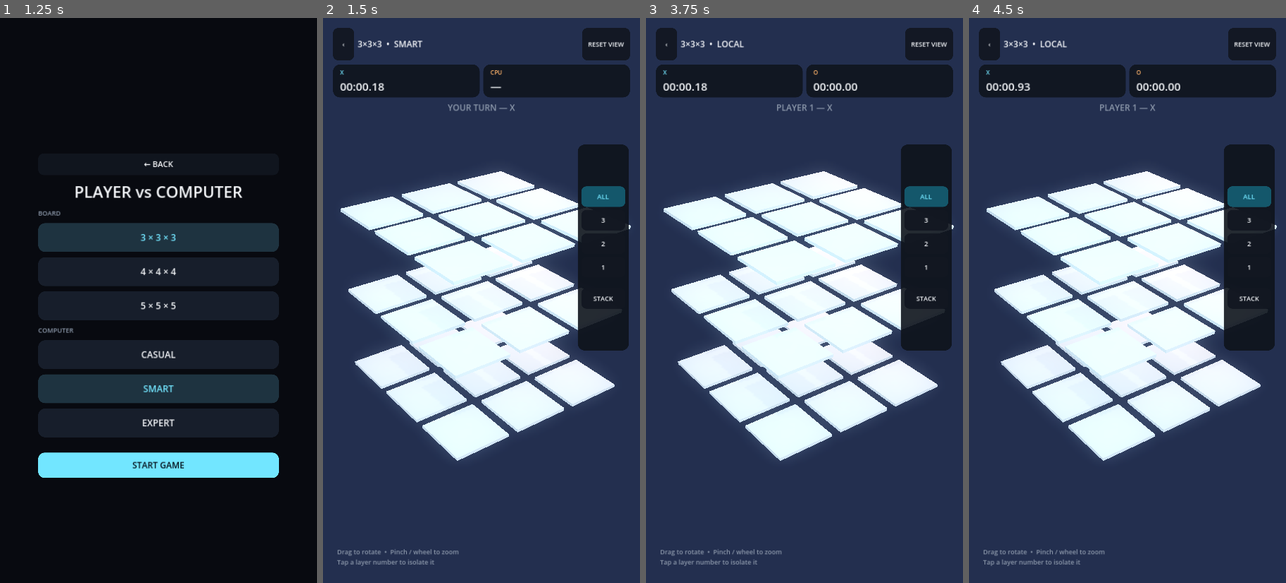
Above: before the commit, frames 1-4 (left to right).
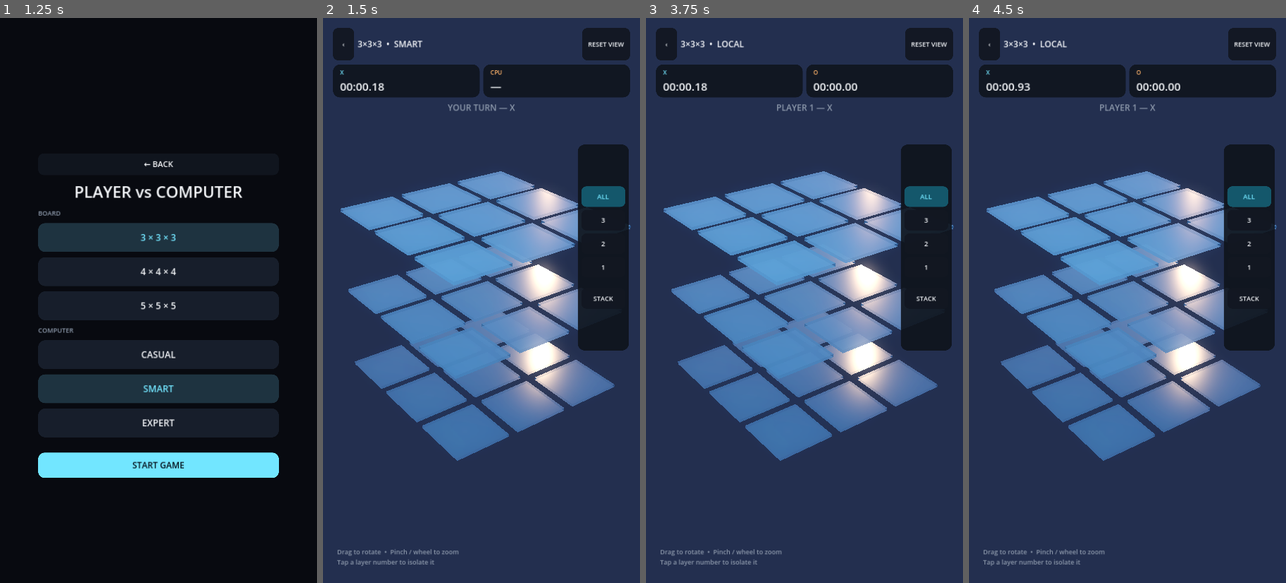
Above: after the commit, the same moments.

Repository: Creativebrook/tic3
Game: Godot game, scene res://scenes/main.tscn
Two runs of this game, one before a commit and one after it. Both use one fixed random seed, a clock stepped at 60 frames per second and the inputs below.
Inputs:
- Up to frame 1 (1.25 s): click "PLAYER vs COMPUTER" at 0.5 s
- Up to frame 2 (1.5 s): click "START GAME" at 1.25 s
- Up to frame 3 (3.75 s): click "‹" at 2 s; click "PLAYER vs PLAYER" at 2.75 s; click "START GAME" at 3.5 s
- Up to frame 4 (4.5 s): click "ALL" at 4.25 s

Frame 1 is identical in both runs. In frame 2, 23% of the frame differs, in the area x 5-98%, y 27-79%; in frame 3, 23%; in frame 4, 23%.

Commit message:
fix: use true alpha blending without depth prepass

Diff:
--- a/shaders/grid_glass.gdshader
+++ b/shaders/grid_glass.gdshader
@@ -1,8 +1,8 @@
 shader_type spatial;
-render_mode blend_mix, depth_draw_alpha_prepass, cull_disabled;
+render_mode blend_mix, depth_draw_never, cull_disabled;
 
-uniform vec4 tint : source_color = vec4(0.17, 0.22, 0.29, 0.30);
-uniform vec4 edge_tint : source_color = vec4(0.62, 0.78, 0.95, 0.72);
+uniform vec4 tint : source_color = vec4(0.17, 0.22, 0.29, 0.72);
+uniform vec4 edge_tint : source_color = vec4(0.62, 0.78, 0.95, 0.90);
 uniform float metallic = 0.28;
 uniform float roughness = 0.20;
 uniform float layer_opacity : hint_range(0.0, 1.0) = 1.0;
